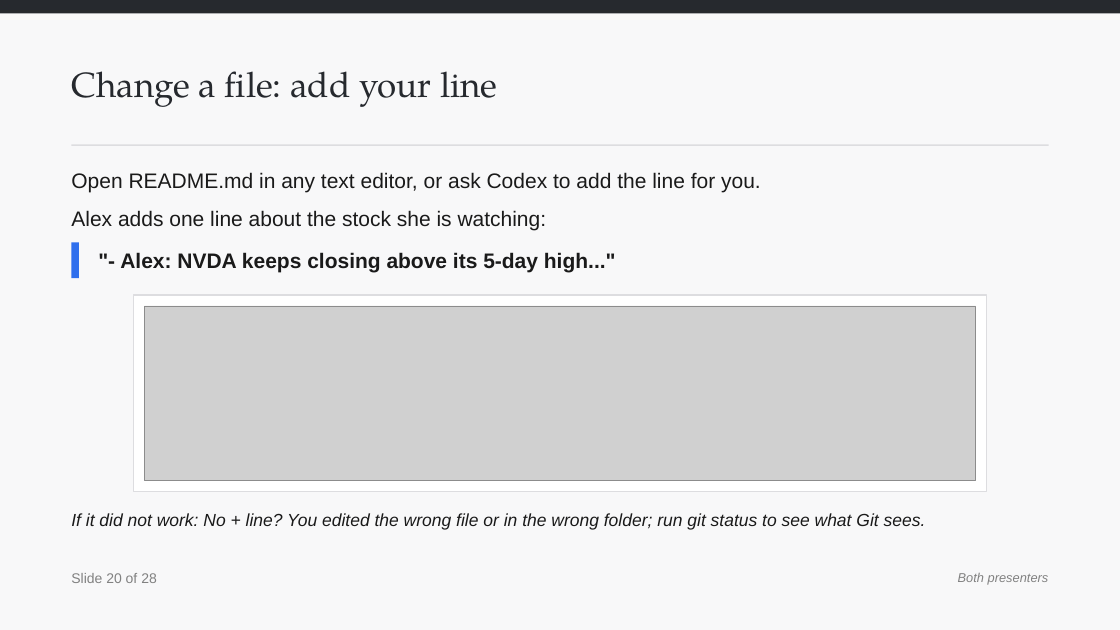
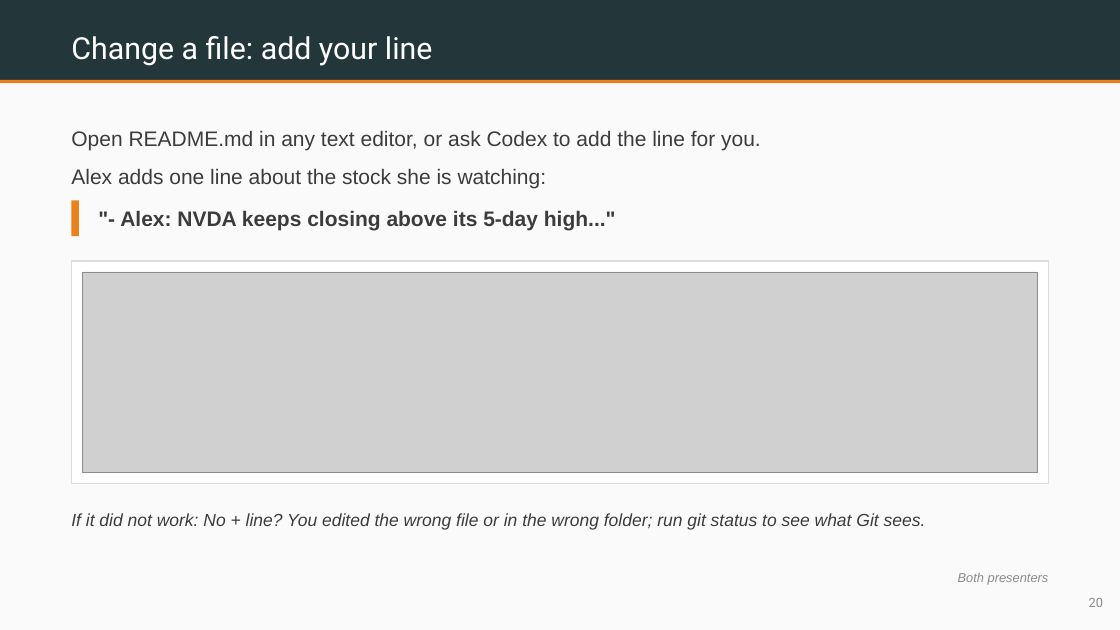
Before and after one commit to benjiesotelo-sudo/Telos_FIN1209, a slide deck: slide 20 of special-lecture/FIN1209-Special-Lecture-1-Setup-Student-Edition.pptx. Drawn at 1120x630 pixels with LibreOffice and Linux fonts; fonts in the diff are those of the drawing; grey boxes stand for pictures. Boxes give left, top, right and bottom in pixels: in the first picture for what was removed or moved away, otherwise in the second. Text is boxed around its words. In the diff, an @@ line names an element or a change of style, - is before the commit and + after.

Commit message:
Special lecture: Metropolis Beamer style, recreated without LaTeX
Per his words, 25 Nov: "like Latex theme... Metropolis". Replaces the
plain neutral palette with a LaTeX-Beamer-Metropolis look built natively
in pptx/PIL: a slim dark frame-title bar, a thin orange progress rule
under it, a plain light body, small page numbers in the corner, one
accent colour (Metropolis's own orange), a clean sans font throughout.
No FEU theme, still, and no LaTeX installed anywhere.

special_lecture_kit.py gains its own content/title/closing renderers
(render_content_m/render_title_m/render_closing_m) and a metro_frame/
metro_footer pair, since Metropolis's structure differs enough from
deckkit's FEU layout that a palette swap alone could not get there;
deckkit itself is untouched. The generated illustrations (the Git/GitHub
flow diagram, the macOS Command Line Tools dialog) now pick up the same
one accent colour instead of their earlier ad hoc blue/green.

Deck 1 (28 slides) converted; decks 2 and 3 will build in this style from
the start.

```diff
--- a/special-lecture/FIN1209-Special-Lecture-1-Setup-Student-Edition.pptx
+++ b/special-lecture/FIN1209-Special-Lecture-1-Setup-Student-Edition.pptx
@@ rectangle at (0,0,1120,630): fill #F8F8F9 to #FAFAFA @@
@@ rectangle: place and size @@
-rectangle at (0,0,1120,13)
+rectangle at (0,0,1120,80)
@@ rectangle at (0,0,1120,80): fill #26292E to #23373B @@
@@ text "Change a file: add your ...": place and size @@
-text "Change a file: add your ..." at (71,71,497,107)
+text "Change a file: add your ..." at (71,36,433,66)
@@ text "Change a file: add your ..." at (71,36,433,66): size 30 to 26 pt, font TeX Gyre Pagella to Roboto, text colour #26292E to #FFFFFF; vertical alignment top to middle @@
@@ rectangle: place and size @@
-rectangle at (71,145,1049,146)
+rectangle at (0,80,1120,83)
@@ rectangle at (0,80,1120,83): fill #DDDDE0 to #EB811B @@
@@ text "Open README.md in any text ...": place and size @@
-text "Open README.md in any text ..." at (71,172,761,231)
+text "Open README.md in any text ..." at (71,130,761,189)
@@ rectangle: place and size @@
-rectangle at (71,242,79,278)
+rectangle at (71,200,79,236)
@@ rectangle at (71,200,79,236): fill #2F6FED to #EB811B @@
@@ text colour #1A1A1A to #3C3C3C in 3 elements at (71,513,926,530), (71,130,761,189), (120,210,616,231) @@
@@ text ""- Alex: NVDA keeps closing ...": place and size @@
-text ""- Alex: NVDA keeps closing ..." at (120,252,616,273)
+text ""- Alex: NVDA keeps closing ..." at (120,210,616,231)
@@ rectangle: place and size @@
-rectangle at (134,295,987,492)
+rectangle at (71,261,1049,484)
@@ rectangle at (71,261,1049,484): outline #DDDDE0 1 pt to #DDDDDD 1 pt @@
@@ picture: place and size @@
-picture at (145,306,976,481)
+picture at (82,272,1038,473)
@@ text removed at (71,573,157,583) @@
-Slide 20 of 28
@@ text added at (1089,598,1103,607), 11 pt, text #8A8A8A @@
+20
```
Also in this commit, not shown: 27 other slides changed, 3 other files.
